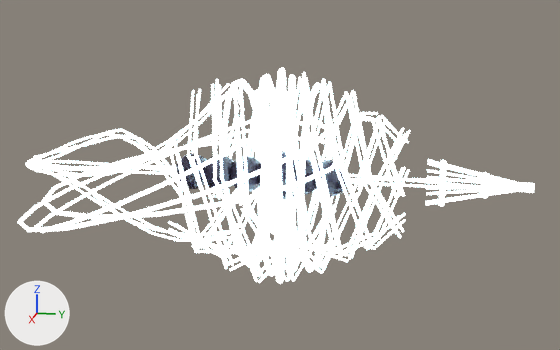
Two versions of the glTF model public/assets/ships/unknowables/ace/lod0.glb, one commit apart.
Before and after are seen from a 50 mm camera at (10.46, 2.34, 2.62) aimed at (-0.04, 0.24, 0.0). Every picture has the same lights, and +X, +Y and +Z are marked at lower left. The first picture is the older version. Where no turn or scale is listed for an object, it has been applied to the vertices. Vertices at exactly the same position are counted once.

The first picture shows 'RIMWARD_EMISSIVE', 'RIMWARD_HULL' and 1 more.
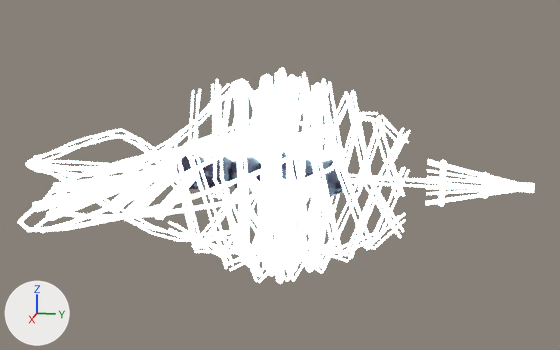
Where the newer file only moved an object's origin or applied its transform, the numbers keep the older frame.

What the commit changed:
me_cylinder is used by ob_rimward_emissive; location (-0.269, 0.008, 0.07).
me_cylinder had 4532 vertices, 8008 faces and spanned x -2.03..2.57, y -3.55..3.68, z -1.58..1.44.
me_cylinder now has 5054 vertices, 8936 faces and spans x -2.03..2.57, y -3.55..3.68, z -1.58..1.44.
me_cylinder part 1: a new loose piece, a 6-sided cylinder along z spanning x 0.19..0.35, y 0.69..0.83, z -1.36..-0.07, in mat_rimward_field.
me_cylinder part 2: a new loose piece, a 6-sided cylinder along z spanning x 0.2..0.34, y 0.33..0.49, z -0.07..1.32, in mat_rimward_field.
me_cylinder part 3: a new loose piece, a 6-sided cylinder along z spanning x 0.19..0.35, y 0.34..0.48, z -1.46..-0.07, in mat_rimward_field.
me_cylinder part 4: a new loose piece, a 6-sided cylinder along z spanning x 0.19..0.35, y -0.01..0.13, z -1.46..-0.07, in mat_rimward_field.
me_cylinder part 5: a new loose piece, a 6-sided cylinder along z spanning x 0.2..0.34, y -0.37..-0.21, z -0.07..1.25, in mat_rimward_field.
me_cylinder part 6: a new loose piece, a 6-sided cylinder along z spanning x 0.19..0.35, y -0.36..-0.22, z -1.39..-0.07, in mat_rimward_field.
me_cylinder part 7: the loose piece of 12 vertices spanning x 0.98..1.26, y -1.64..-1.28, z 0.34..0.49 is copied, and the copy is multiplied about its middle by the matrix ((-2.363, -3.58, 0.931), (-1.885, 2.116, 3.353), (-3.183, 1.405, -2.677)), then moved by (0.11, -0.03, -0.48); it spans x 0.26..2.19, y -1.62..-1.35, z -0.14..0.0.
me_cylinder part 8: the loose piece of 12 vertices spanning x -0.74..-0.68, y -1.62..-1.3, z 0.19..0.51 is copied, and the copy is multiplied about its middle by the matrix ((-0.25, 3.384, 3.001), (0.283, -2.988, 3.393), (4.514, 0.374, -0.047)), then moved by (0.02, -0.14, -0.42); it spans x -1.65..0.27, y -1.74..-1.46, z -0.14..0.0.
me_cylinder part 9: 1 vertex moved within x 0.45, y -3.19, z -0.04; 6 vertices removed from x -0.56..0.45, y -3.19..0.82, z -1.37..-0.03; 420 vertices added at x -2.01..2.55, y -3.5..1.14, z -1.55..1.41.
Other edits to the shape of me_cylinder do not show in these pictures.

Location of each change, [x1, y1, x2, y2] in pixels of the pictures (560 x 350 px):
part 1 of me_cylinder, added: after [310, 188, 321, 262]
part 2 of me_cylinder, added: after [287, 77, 298, 152]
part 3 of me_cylinder, added (mostly hidden): after [286, 204, 297, 266]
part 4 of me_cylinder, added: after [262, 229, 273, 267]
part 5 of me_cylinder, added: after [237, 81, 249, 158]
part 6 of me_cylinder, added: after [238, 191, 250, 262]
part 7 of me_cylinder, added: after [109, 166, 162, 212]
part 8 of me_cylinder, added (mostly hidden): after [161, 140, 193, 163]
part 9 of me_cylinder, built on: before [39, 141, 301, 256]; after [32, 72, 355, 270]
